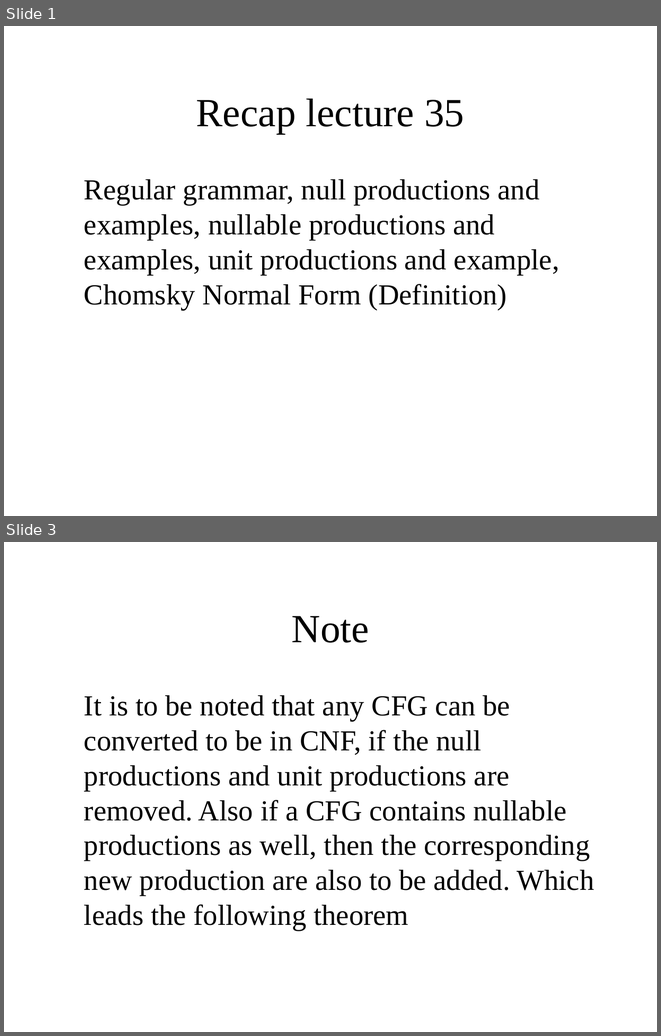
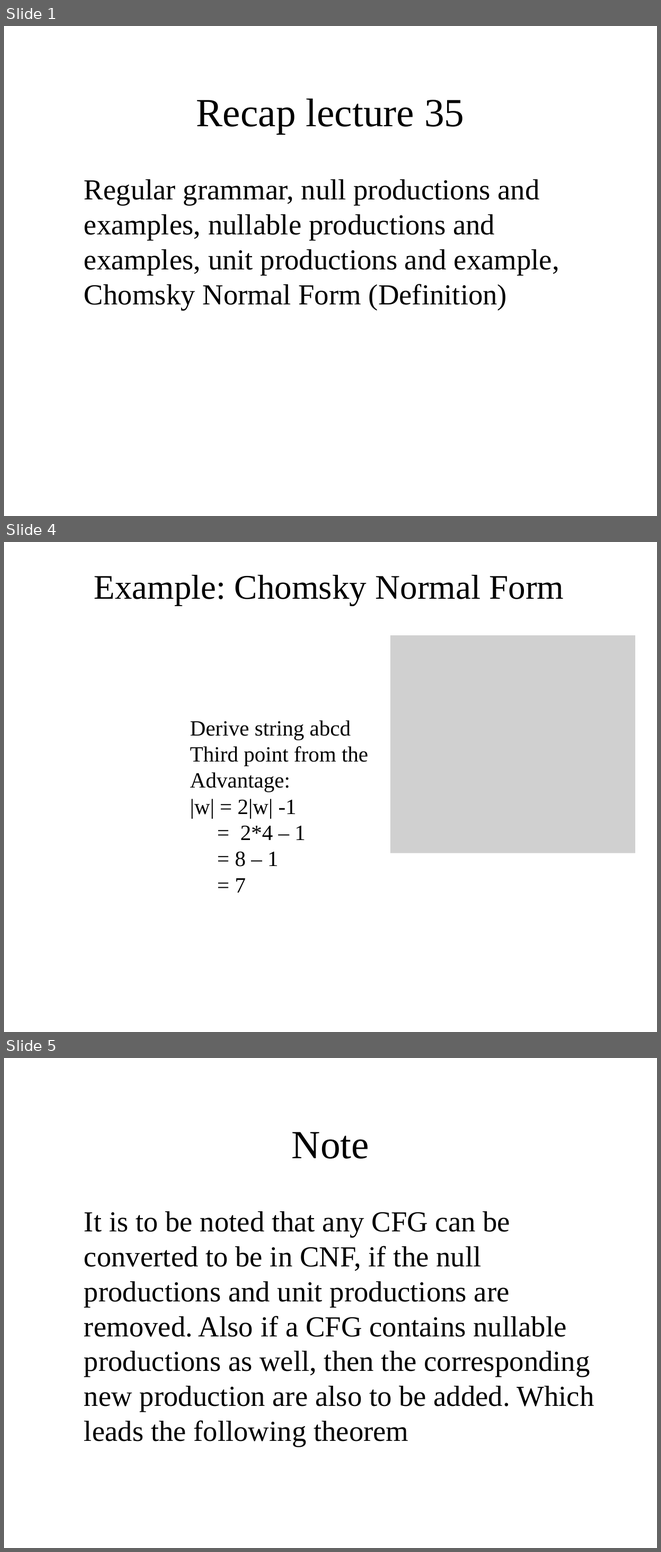
Before and after one commit to bamboat3/toa, a slide deck: Lesson 36.pptx. Shown one above the other, each under a label of ours: slides 1 and 3 before the commit, slides 1, 4 and 5 after it; the slides between them are not shown. The pictures are 661x1036 and 661x1552 pixels, drawn with LibreOffice and Linux fonts; fonts in the diff are those of the drawing; grey boxes stand for pictures. Boxes give left, top, right and bottom in pixels: in the first picture for what was removed or moved away, otherwise in the second. Text is boxed around its words. In the diff, an @@ line names an element or a change of style, - is before the commit and + after.

```diff
--- a/Lesson 36.pptx
+++ b/Lesson 36.pptx
@@ slide 4 added at [4,542,657,1032], background #FFFFFF @@
@@ title added at [94,575,564,605], 38 pt, text #000000 @@
+Example: Chomsky Normal Form
@@ picture added at [390,635,635,853] @@
@@ text added at [190,720,368,892], 24 pt, text #000000 @@
+Derive string abcd
+Third point from the
+Advantage:
+|w| = 2|w| -1
+= 2*4 – 1
+= 8 – 1
+= 7
@@ what was slide 3 is now slide 5 @@
```
Also in this commit, not shown: 4 slides changed, 9 other slides added, 13 slides removed, 1 other file.
